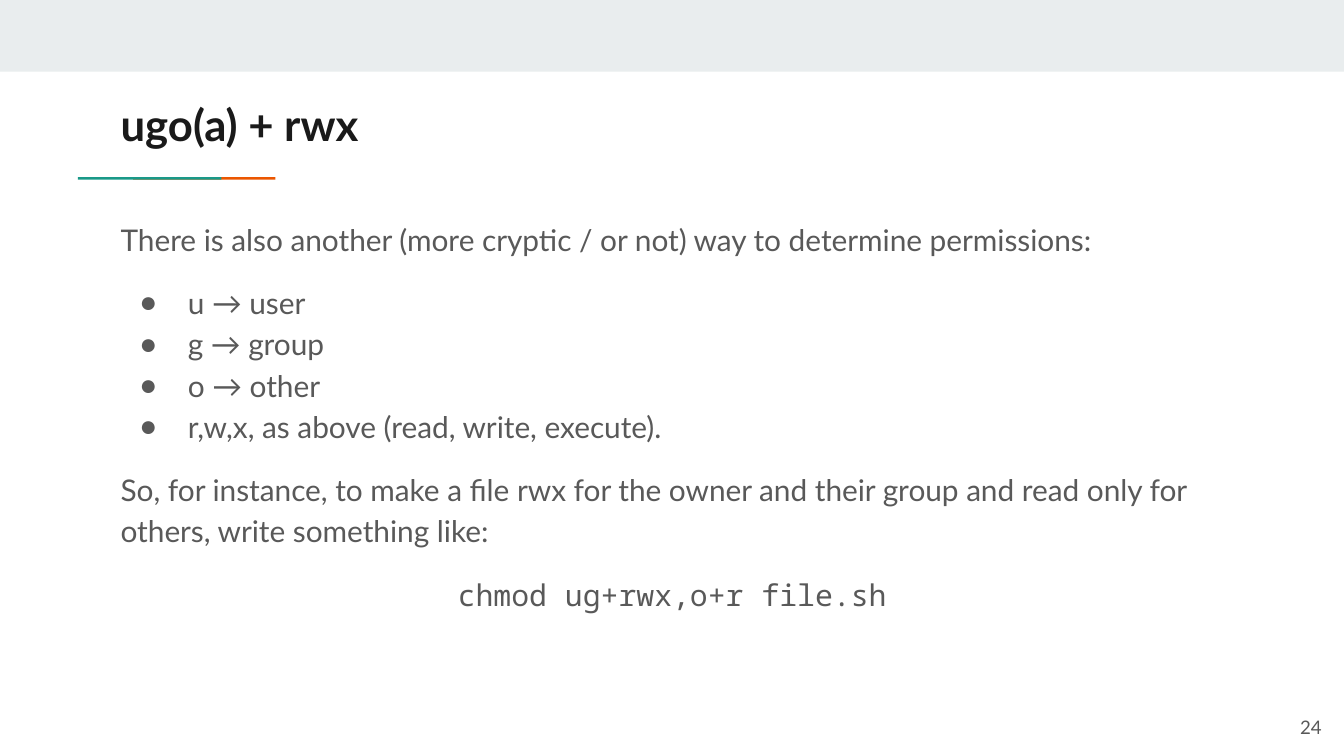
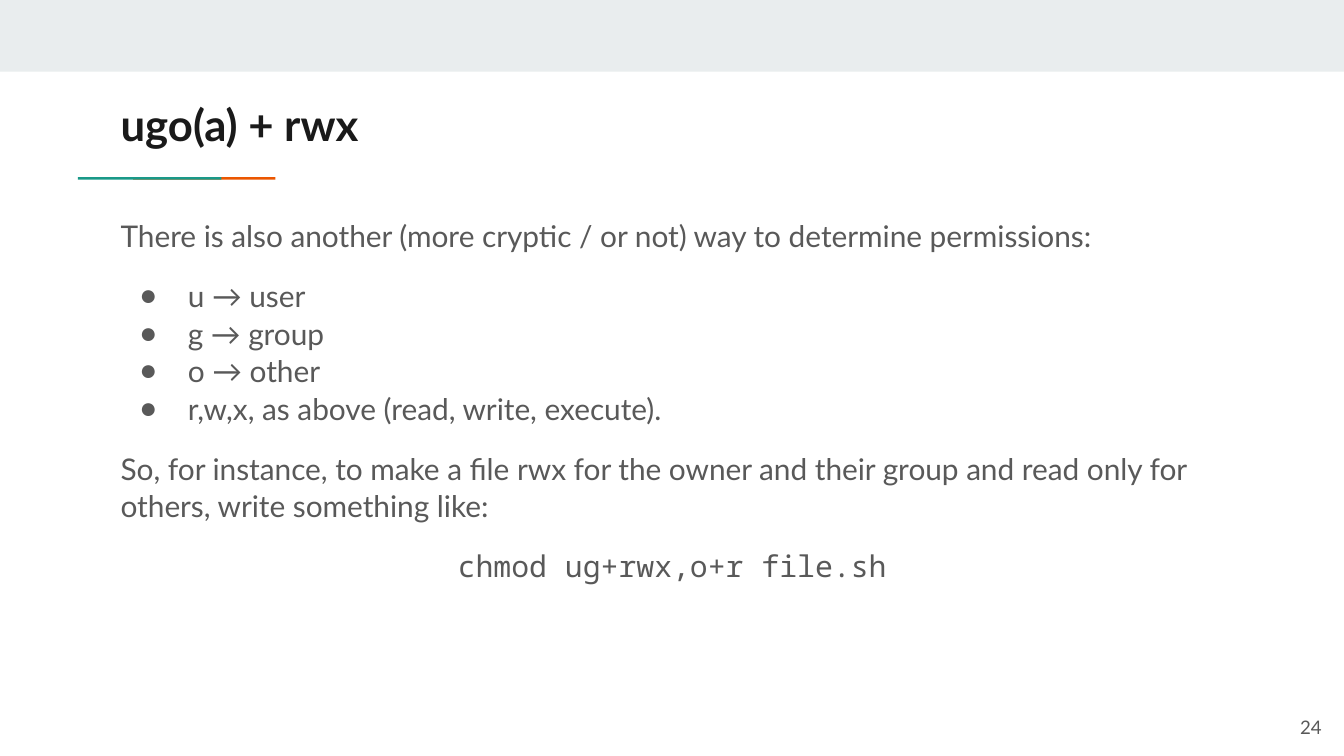
Before and after one commit to vmarkos-mc/operating-systems, a slide deck: slide 24 of Week 04 - Users And Rights/slides/OS_Bash_003.pptx. Drawn at 1344x756 pixels with LibreOffice and Linux fonts; fonts in the diff are those of the drawing. Boxes give left, top, right and bottom in pixels: in the first picture for what was removed or moved away, otherwise in the second. Text is boxed around its words. In the diff, an @@ line names an element or a change of style, - is before the commit and + after.

```diff
--- a/Week 04 - Users And Rights/slides/OS_Bash_003.pptx
+++ b/Week 04 - Users And Rights/slides/OS_Bash_003.pptx
@@ text "There is also another (more ..." at (121, 224, 1188, 585): line spacing 1.15 to 1.05 @@
```
Also in this commit, not shown: 6 other slides changed, 2 other files.
